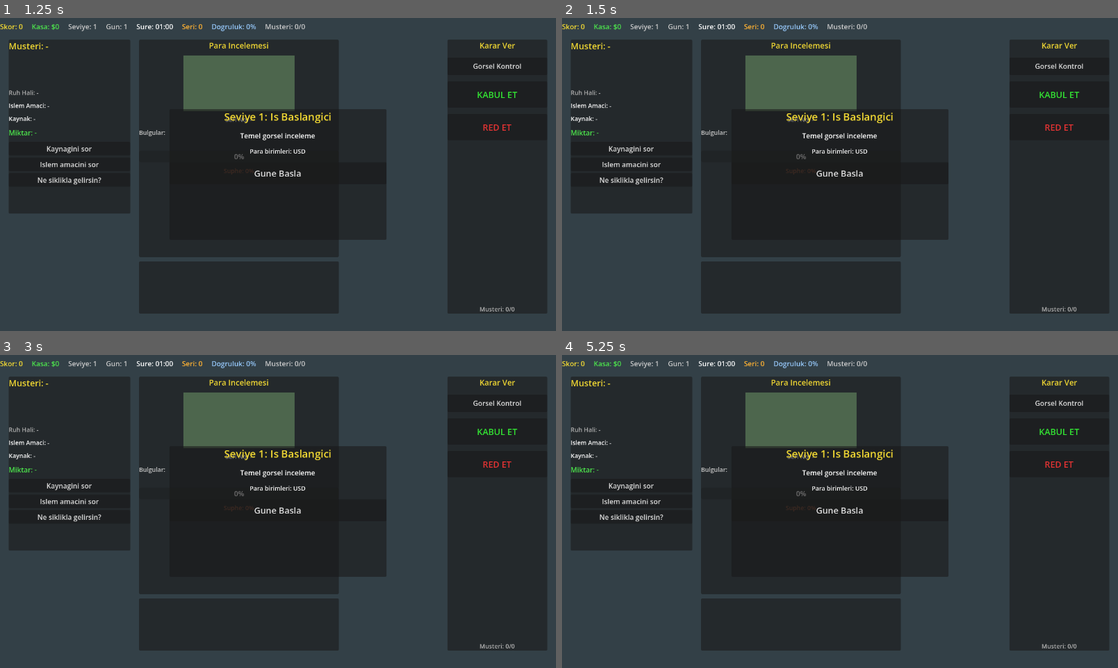
Above: before the commit, frames 1-4 (two rows, left to right).
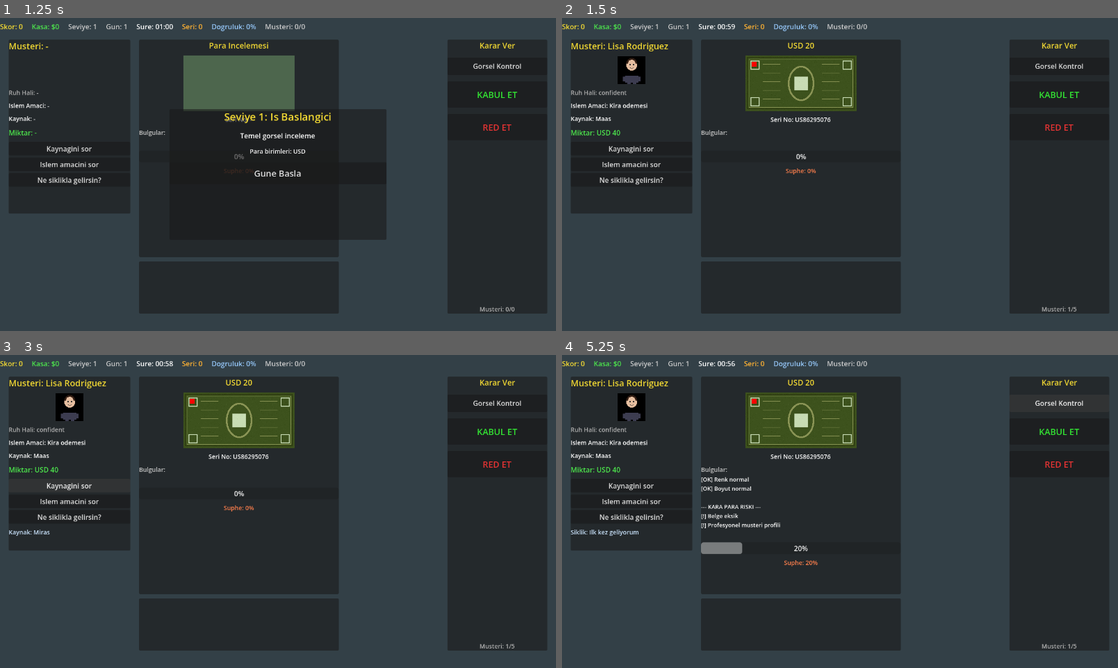
Above: after the commit, the same moments.

Repository: aydindikkulak/moneyorhoney
Game: Godot game, scene res://scenes/main/MainMenu.tscn
Two runs of this game, one before a commit and one after it. Both use one fixed random seed, a clock stepped at 60 frames per second and the inputs below.
Inputs (mouse positions are in pixels of both pictures, inside the frame that each line leads up to):
- Up to frame 1 (1.25 s): click "Oyunu Baslat" at 0.5 s
- Up to frame 2 (1.5 s): click "Gune Basla" at 1.25 s
- Up to frame 3 (3 s): click (278, 511) at 2 s, where only the run before the commit has a clickable "Gune Basla"; click "Kaynagini sor" at 2.75 s
- Up to frame 4 (5.25 s): click "Islem amacini sor" at 3.5 s; click "Ne siklikla gelirsin?" at 4.25 s; click "Gorsel Kontrol" at 5 s

Frame 1 is identical in both runs. In frame 2, 8.6% of the frame differs, in the area x 6-93%, y 2-94%; in frame 3, 8.6%; in frame 4, 9.4%, in the area x 1-93%, y 2-94%.

Commit message:
Move HUD to start of scene tree so panels are clickable
Co-authored-by: Cursor <cursoragent@cursor.com>

Diff:
--- a/scenes/main/Game.tscn
+++ b/scenes/main/Game.tscn
@@ -30,6 +30,151 @@
 grow_horizontal = 2
 grow_vertical = 2
 color = Color(0.2, 0.25, 0.28, 1)
+
+[node name="HUD" type="Control" parent="."]
+layout_mode = 1
+anchors_preset = 15
+anchor_right = 1.0
+anchor_bottom = 1.0
+grow_horizontal = 2
+grow_vertical = 2
+script = ExtResource("2")
+
+[node name="TopBar" type="HBoxContainer" parent="HUD"]
+layout_mode = 1
+anchors_preset = 10
+anchor_right = 1.0
+offset_bottom = 40.0
+grow_horizontal = 2
+theme_override_constants/separation = 20
+
+[node name="ScoreLabel" type="Label" parent="HUD/TopBar"]
+layout_mode = 2
+theme_override_colors/font_color = Color(0.95, 0.85, 0.2, 1)
+theme_override_font_sizes/font_size = 16
+text = "Skor: 0"
+
+[node name="MoneyLabel" type="Label" parent="HUD/TopBar"]
+layout_mode = 2
+theme_override_colors/font_color = Color(0.3, 0.9, 0.3, 1)
+theme_override_font_sizes/font_size = 16
+text = "Kasa: $0"
+
+[node name="LevelLabel" type="Label" parent="HUD/TopBar"]
+layout_mode = 2
+theme_override_colors/font_color = Color(0.8, 0.8, 0.8, 1)
+theme_override_font_sizes/font_size = 16
+text = "Seviye: 1"
+
+[node name="DayLabel" type="Label" parent="HUD/TopBar"]
+layout_mode = 2
+theme_override_colors/font_color = Color(0.8, 0.8, 0.8, 1)
+theme_override_font_sizes/font_size = 16
+text = "Gun: 1"
+
+[node name="TimerLabel" type="Label" parent="HUD/TopBar"]
+layout_mode = 2
+theme_override_colors/font_color = Color(1, 1, 1, 1)
+theme_override_font_sizes/font_size = 16
+text = "Sure: 01:00"
+
+[node name="StreakLabel" type="Label" parent="HUD/TopBar"]
+layout_mode = 2
+theme_override_colors/font_color = Color(1, 0.7, 0.2, 1)
+theme_override_font_sizes/font_size = 16
+text = "Seri: 0"
+
+[node name="AccuracyLabel" type="Label" parent="HUD/TopBar"]
+layout_mode = 2
+theme_override_colors/font_color = Color(0.6, 0.8, 1, 1)
+theme_override_font_sizes/font_size = 16
+text = "Dogruluk: 0%"
+
+[node name="MultiplierLabel" type="Label" parent="HUD/TopBar"]
+layout_mode = 2
+theme_override_colors/font_color = Color(1, 0.5, 0.8, 1)
+theme_override_font_sizes/font_size = 16
+text = "x1.0"
+visible = false
+
+[node name="ComboLabel" type="Label" parent="HUD/TopBar"]
+layout_mode = 2
+theme_override_colors/font_color = Color(1, 0.8, 0.2, 1)
+theme_override_font_sizes/font_size = 16
+text = "COMBO x0"
+visible = false
+
+[node name="CustomersServedLabel" type="Label" parent="HUD/TopBar"]
+layout_mode = 2
+theme_override_colors/font_color = Color(0.8, 0.8, 0.8, 1)
+theme_override_font_sizes/font_size = 16
+text = "Musteri: 0/0"
+
+[node name="ComboPopup" type="Label" parent="HUD"]
+layout_mode = 1
+anchors_preset = 8
+anchor_left = 0.5
+anchor_top = 0.5
+anchor_right = 0.5
+anchor_bottom = 0.5
+offset_left = -100.0
+offset_top = -100.0
+offset_right = 100.0
+offset_bottom = -60.0
+grow_horizontal = 2
+grow_vertical = 2
+theme_override_colors/font_color = Color(1, 0.9, 0.2, 1)
+theme_override_font_sizes/font_size = 32
+text = "COMBO x2!"
+horizontal_alignment = 1
+visible = false
+
+[node name="AchievementPopup" type="PanelContainer" parent="HUD"]
+layout_mode = 1
+anchors_preset = 5
+anchor_left = 0.5
+anchor_right = 0.5
+offset_left = -150.0
+offset_top = 50.0
+offset_right = 150.0
+offset_bottom = 120.0
+grow_horizontal = 2
+visible = false
+
+[node name="VBox" type="VBoxContainer" parent="HUD/AchievementPopup"]
+layout_mode = 2
+
+[node name="AchievementName" type="Label" parent="HUD/AchievementPopup/VBox"]
+layout_mode = 2
+theme_override_colors/font_color = Color(1, 0.85, 0.2, 1)
+theme_override_font_sizes/font_size = 18
+text = "Basari!"
+horizontal_alignment = 1
+
+[node name="AchievementDesc" type="Label" parent="HUD/AchievementPopup/VBox"]
+layout_mode = 2
+theme_override_font_sizes/font_size = 14
+text = "Aciklama"
+horizontal_alignment = 1
+autowrap_mode = 2
+
+[node name="DecisionFeedback" type="Label" parent="HUD"]
+layout_mode = 1
+anchors_preset = 8
+anchor_left = 0.5
+anchor_top = 0.5
+anchor_right = 0.5
+anchor_bottom = 0.5
+offset_left = -100.0
+offset_top = -200.0
+offset_right = 100.0
+offset_bottom = -170.0
+grow_horizontal = 2
+grow_vertical = 2
+theme_override_font_sizes/font_size = 28
+text = ""
+horizontal_alignment = 1
+visible = false
 
 [node name="CustomerArea" type="PanelContainer" parent="."]
 layout_mode = 1
@@ -485,149 +630,3 @@
 custom_minimum_size = Vector2(200, 50)
 theme_override_font_sizes/font_size = 20
 text = "Gune Basla"
-
-[node name="HUD" type="Control" parent="."]
-layout_mode = 1
-anchors_preset = 15
-anchor_right = 1.0
-anchor_bottom = 1.0
-grow_horizontal = 2
-grow_vertical = 2
-mouse_filter = 1
-script = ExtResource("2")
-
-[node name="TopBar" type="HBoxContainer" parent="HUD"]
-layout_mode = 1
-anchors_preset = 10
-anchor_right = 1.0
-offset_bottom = 40.0
-grow_horizontal = 2
-theme_override_constants/separation = 20
-
-[node name="ScoreLabel" type="Label" parent="HUD/TopBar"]
-layout_mode = 2
-theme_override_colors/font_color = Color(0.95, 0.85, 0.2, 1)
-theme_override_font_sizes/font_size = 16
-text = "Skor: 0"
-
-[node name="MoneyLabel" type="Label" parent="HUD/TopBar"]
-layout_mode = 2
-theme_override_colors/font_color = Color(0.3, 0.9, 0.3, 1)
-theme_override_font_sizes/font_size = 16
-text = "Kasa: $0"
-
-[node name="LevelLabel" type="Label" parent="HUD/TopBar"]
-layout_mode = 2
-theme_override_colors/font_color = Color(0.8, 0.8, 0.8, 1)
-theme_override_font_sizes/font_size = 16
-text = "Seviye: 1"
-
-[node name="DayLabel" type="Label" parent="HUD/TopBar"]
-layout_mode = 2
-theme_override_colors/font_color = Color(0.8, 0.8, 0.8, 1)
-theme_override_font_sizes/font_size = 16
-text = "Gun: 1"
-
-[node name="TimerLabel" type="Label" parent="HUD/TopBar"]
-layout_mode = 2
-theme_override_colors/font_color = Color(1, 1, 1, 1)
-theme_override_font_sizes/font_size = 16
-text = "Sure: 01:00"
-
-[node name="StreakLabel" type="Label" parent="HUD/TopBar"]
-layout_mode = 2
-theme_override_colors/font_color = Color(1, 0.7, 0.2, 1)
-theme_override_font_sizes/font_size = 16
-text = "Seri: 0"
-
-[node name="AccuracyLabel" type="Label" parent="HUD/TopBar"]
-layout_mode = 2
-theme_override_colors/font_color = Color(0.6, 0.8, 1, 1)
-theme_override_font_sizes/font_size = 16
-text = "Dogruluk: 0%"
-
-[node name="MultiplierLabel" type="Label" parent="HUD/TopBar"]
-layout_mode = 2
-theme_override_colors/font_color = Color(1, 0.5, 0.8, 1)
-theme_override_font_sizes/font_size = 16
-text = "x1.0"
-visible = false
-
-[node name="ComboLabel" type="Label" parent="HUD/TopBar"]
-layout_mode = 2
-theme_override_colors/font_color = Color(1, 0.8, 0.2, 1)
-theme_override_font_sizes/font_size = 16
-text = "COMBO x0"
-visible = false
-
-[node name="CustomersServedLabel" type="Label" parent="HUD/TopBar"]
-layout_mode = 2
-theme_override_colors/font_color = Color(0.8, 0.8, 0.8, 1)
-theme_override_font_sizes/font_size = 16
-text = "Musteri: 0/0"
-
-[node name="ComboPopup" type="Label" parent="HUD"]
-layout_mode = 1
-anchors_preset = 8
-anchor_left = 0.5
-anchor_top = 0.5
-anchor_right = 0.5
-anchor_bottom = 0.5
-offset_left = -100.0
-offset_top = -100.0
-offset_right = 100.0
-offset_bottom = -60.0
-grow_horizontal = 2
-grow_vertical = 2
-theme_override_colors/font_color = Color(1, 0.9, 0.2, 1)
-theme_override_font_sizes/font_size = 32
-text = "COMBO x2!"
-horizontal_alignment = 1
-visible = false
-
-[node name="AchievementPopup" type="PanelContainer" parent="HUD"]
-layout_mode = 1
-anchors_preset = 5
-anchor_left = 0.5
-anchor_right = 0.5
-offset_left = -150.0
-offset_top = 50.0
-offset_right = 150.0
-offset_bottom = 120.0
-grow_horizontal = 2
-visible = false
-
-[node name="VBox" type="VBoxContainer" parent="HUD/AchievementPopup"]
-layout_mode = 2
-
-[node name="AchievementName" type="Label" parent="HUD/AchievementPopup/VBox"]
-layout_mode = 2
-theme_override_colors/font_color = Color(1, 0.85, 0.2, 1)
-theme_override_font_sizes/font_size = 18
-text = "Basari!"
-horizontal_alignment = 1
-
-[node name="AchievementDesc" type="Label" parent="HUD/AchievementPopup/VBox"]
-layout_mode = 2
-theme_override_font_sizes/font_size = 14
-text = "Aciklama"
-horizontal_alignment = 1
-autowrap_mode = 2
-
-[node name="DecisionFeedback" type="Label" parent="HUD"]
-layout_mode = 1
-anchors_preset = 8
-anchor_left = 0.5
-anchor_top = 0.5
-anchor_right = 0.5
-anchor_bottom = 0.5
-offset_left = -100.0
-offset_top = -200.0
-offset_right = 100.0
-offset_bottom = -170.0
-grow_horizontal = 2
-grow_vertical = 2
-theme_override_font_sizes/font_size = 28
-text = ""
-horizontal_alignment = 1
-visible = false
